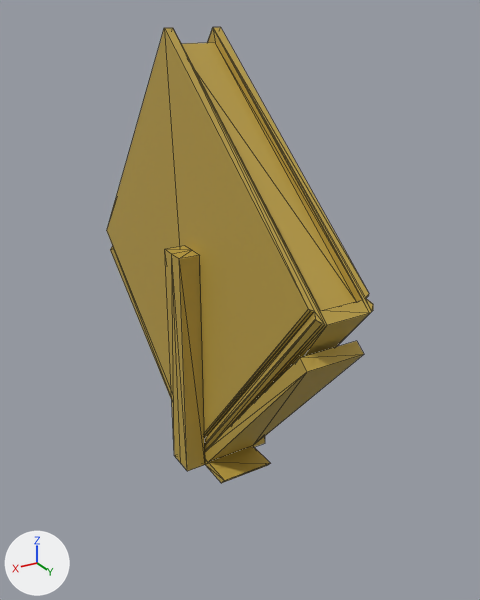
An edit to the glTF model src/assets/BookStand.glb, drawn before and after from the same camera.
Before and after are seen from a 50 mm camera at (0.436, 0.809, 0.671) aimed at (-0.028, 0.035, 0.284). Every picture has the same lights, and +X, +Y and +Z are marked at lower left. Mesh edges are drawn as thin lines. Where no turn or scale is listed for an object, it has been applied to the vertices. Vertices at the same position are counted once.

The older version as bpy lines, for what is in view:
```python
me_cylinder = bpy.data.meshes.new('Cylinder')
me_cylinder.from_pydata(...)  # 100 vertices, 186 faces; spans x -0.071..0.072, y -0.324..0.311, z 0.02..0.655
me_cylinder.materials.append(mat_g)  # yellow #bca045
ob_cylinder = bpy.data.objects.new('Cylinder', me_cylinder)
ob_cylinder.location = (0.0, 0.0, 0.0)
```
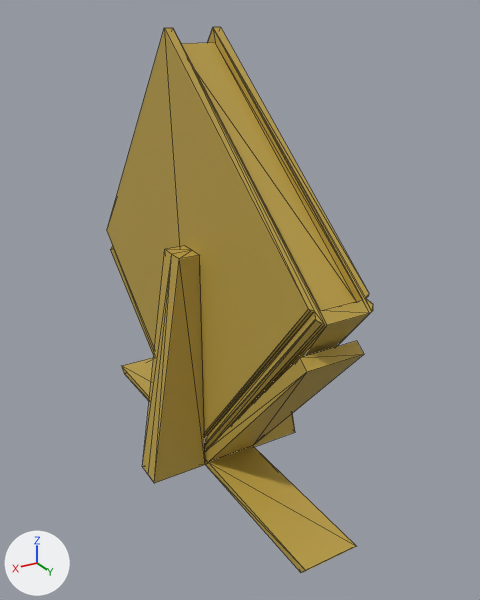
Where the change shows, as pixel boxes (x1, y1, x2, y2) in the pictures (480 x 600 px; the box of a moved part takes in the faces that stretch with it):
```json
{"object": "Cylinder", "change": "reshaped", "before": [107, 27, 373, 483], "after": [107, 27, 373, 572], "on screen": "19% taller"}
{"part": 1, "of": "me_cylinder", "change": "moved or reshaped", "before": [253, 436, 265, 447], "after": [253, 413, 295, 447]}
{"part": 2, "of": "me_cylinder", "change": "moved or reshaped", "after": [121, 357, 154, 401], "on screen": "not visible before"}
{"part": 3, "of": "me_cylinder", "change": "moved or reshaped", "before": [205, 446, 270, 483], "after": [205, 446, 356, 572]}
{"part": 4, "of": "me_cylinder", "change": "moved or reshaped", "before": [165, 250, 205, 471], "after": [142, 250, 205, 483]}
```

The change, as JSON lines over the scene's bpy script:
```json
{"block": "me_cylinder", "where": "me_cylinder.from_pydata(...)  # 100 vertices, 186 faces; spans x -0.071..0.072, y -0.324..0.311, z 0.02..0.655"}
{"block": "me_cylinder", "where": "# used by ob_cylinder; location = (0.0, 0.0, 0.0)"}
{"block": "me_cylinder", "change": "me_cylinder part 1: all 3 vertices in x -0.071, y -0.002..0.044, z 0.021 are moved by (-0.061, 0.0, 0.0)"}
{"block": "me_cylinder", "change": "me_cylinder part 2: all 4 vertices in x -0.041..0.041, y -0.067..-0.053, z 0.021..0.032 are moved by (0.0, -0.24, 0.0)"}
{"block": "me_cylinder", "change": "me_cylinder part 3: all 4 vertices in x -0.041..0.041, y 0.096..0.106, z 0.021..0.033 are moved by (0.0, 0.204, 0.0)"}
{"block": "me_cylinder", "change": "me_cylinder part 4: all 3 vertices in x 0.072, y -0.002..0.044, z 0.021 are moved by (0.055, 0.0, 0.0)"}
```
